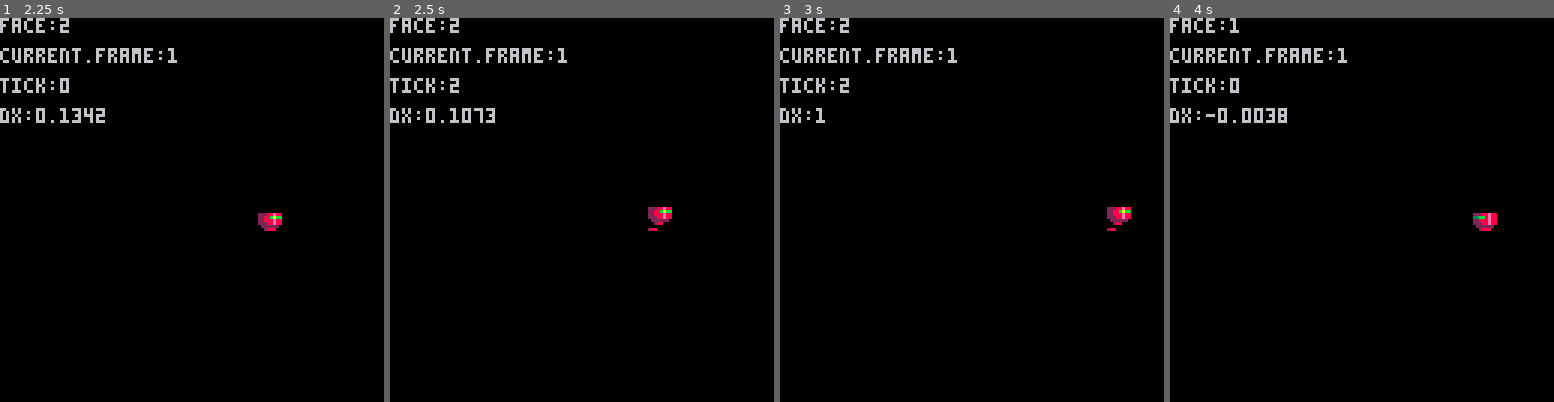
Above: before the commit, frames 1-4 (left to right).
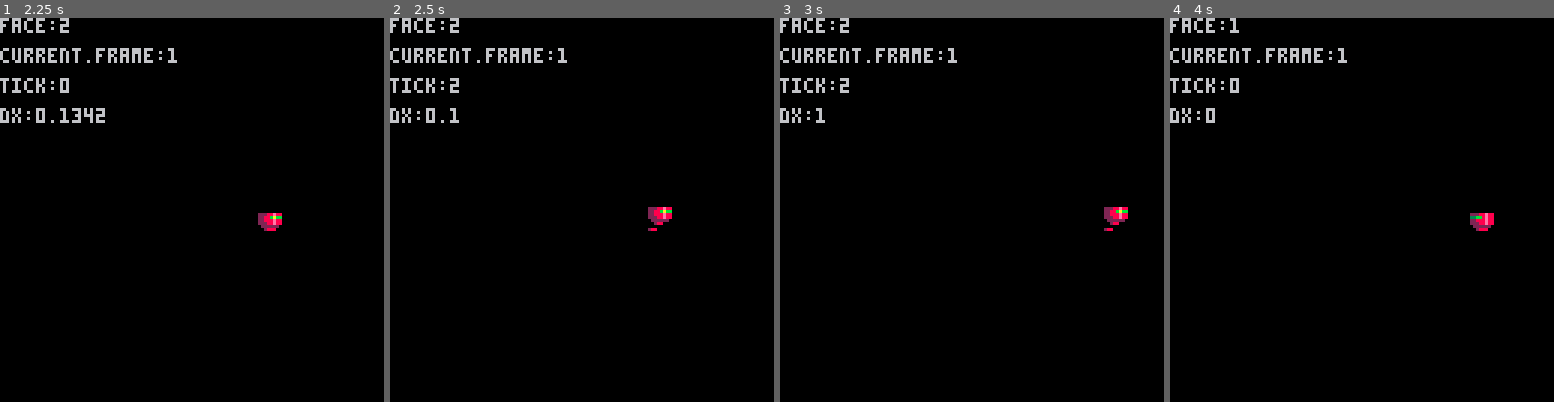
Above: after the commit, the same moments.

Repository: neilpopham/pico8
Game: PICO-8 cartridge tests/create_item.p8
Two runs of this game, one before a commit and one after it. Both use one fixed random seed, a clock stepped at 60 frames per second and the inputs below.
Inputs:
- Up to frame 1 (2.25 s): tap X (X key) at 0.33, 1.07, 1.85 s; tap O (Z key) at 0.7, 1.7, 2.1 s; hold Right 1.6-2.1 s; hold Up from 2.15 s (still down)
- Up to frame 2 (2.5 s): release Up at 2.42 s; hold Right from 2.47 s (still down)
- Up to frame 3 (3 s): keep holding Right; tap O (Z key) at 2.5, 2.9 s; tap X (X key) at 2.97 s
- Up to frame 4 (4 s): release Right at 3.03 s; hold Left 3.08-3.58 s; tap O (Z key) at 3.3, 3.7 s; hold Down 3.63-3.97 s

Frame 1 is identical in both runs. In frame 2, 0.2% of the frame differs, in the area x 18-28%, y 23-28%; in frame 3, 0.2%; in frame 4, 0.6%, in the area x 9-86%, y 23-56%.

Commit message:
Minor tweaks while porting to tic80

Diff:
--- a/tests/create_item.p8
+++ b/tests/create_item.p8
@@ -7,6 +7,12 @@
 local dir={left=1,right=2}
 local drag={air=1,ground=0.8,gravity=0.15}
 
+-- http://pico-8.wikia.com/wiki/btn
+local pad={l=0,r=1,u=2,d=3,b1=4,b2=5}
+
+-- https://github.com/nesbox/tic-80/wiki/key-map
+--local pad={l=2,r=3,u=0,d=1,b1=4,b2=5,b3=6,b4=7}
+
 function round(x)
  return flr(x+0.5)
 end
@@ -19,13 +25,14 @@
  return i
 end
 
-function create_moveable_item(x,y,a)
+function create_moveable_item(x,y,ax,ay)
  local i=create_item(x,y)
  i.dx=0
  i.dy=0
- i.max={dx=1,dy=2}
- i.ax=a[1]
- i.ay=a[2]
+ i.min={dx=0.05,dy=0.05,btn=5}
+ i.max={dx=1,dy=2,btn=15}
+ i.ax=ax
+ i.ay=ay
  i.is={grounded=true}
  i.anim={
   init=function(self,stage,face)
@@ -86,29 +93,29 @@
  return i
 end
 
-function create_controllable_item(x,y,a)
- local i=create_moveable_item(x,y,a)
+function create_controllable_item(x,y,ax,ay)
+ local i=create_moveable_item(x,y,ax,ay)
  i.update=function(self)
   local face=self.anim.current.face
   local stage=self.anim.current.stage
+
+  local check=function(anim,stage,face)
+   if face~=anim.current.face then
+    if stage=="still" then stage="walk" end
+    anim.current:set(stage.."_turn")
+   elseif stage=="still" then
+    anim.current:set("walk")
+   end
+  end
+
   -- horizontal movement
-  if btn(0) then
+  if btn(pad.l) then
    self.anim.current.face=dir.left
-   if face==dir.right then
-    if stage=="still" then stage="walk_turn" else stage=stage.."_turn" end
-    self.anim.current:set(stage)
-   elseif stage=="still" then
-    self.anim.current:set("walk")
-   end
+   check(self.anim,stage,face)
    p.dx=p.dx-p.ax
-  elseif btn(1) then
+  elseif btn(pad.r) then
    self.anim.current.face=dir.right
-   if face==dir.left then
-    if stage=="still" then stage="walk" end
-    self.anim.current:set(stage.."_turn")
-   elseif stage=="still" then
-    self.anim.current:set("walk")
-   end
+   check(self.anim,stage,face)
    p.dx=p.dx+p.ax
   else
    if p.is.grounded then
@@ -119,8 +126,11 @@
    end
   end
   p.dx=mid(-p.max.dx,p.dx,p.max.dx)
+  if abs(p.dx)<p.min.dx then p.dx=0 end
   p.x=p.x+round(p.dx)
+
   -- vertical movement
+
  end
  return i
 end
@@ -136,7 +146,7 @@
 end
 
 function _init()
- p=create_controllable_item(63,63,{0.05,-1.75})
+ p=create_controllable_item(63,63,0.05,-1.75)
  p.anim:add_stage("still",1,false,{5},{11})
  p.anim:add_stage("walk",5,true,{0,1,2,3,4,5},{6,7,8,9,10,11})
  p.anim:add_stage("jump",1,false,{0},{6})
@@ -152,6 +162,32 @@
  -- record previous face/stage
  -- if face has changed
  -- ??? somehow do turn anim then switch back to normal ...
+ -- transition table
+ -- table of sprites to transform from any sprite to any state
+ -- (walking right to jumping left)
+ -- negates use of turn
+ -- lots of table data to store
+
+--[[
+ transition={
+  still={{walk={{},{}},jump={{},{}},fall={{},{}}}},
+  walk={
+   {still={{3,4,5},{9,10,11}},jump={{},{}},fall={{},{}}},
+   {still={{3,4,5},{9,10,11}},jump={{},{}},fall={{},{}}},
+   {still={{3,4,5},{9,10,11}},jump={{},{}},fall={{},{}}},
+   {still={{4,5},{4,5}},jump={{4,5},{4,5}},fall={{4,5},{4,5}}},
+   {still={{5},{5}},jump={{5},{5}},fall={{5},{5}}},
+   {still={{},{}},jump={{},{}},fall={{},{}}},
+  },
+  jump={{still={{3,4,5},{9,10,11}},walk={{3,4,5},{9,10,11}},fall={{3,4,5},{9,10,11}}}},
+  fall={{still={{3,4,5},{9,10,11}},walk={{3,4,5},{9,10,11}},fall={{3,4,5},{9,10,11}}}},
+ }
+ -- how to transition from still facing left to walking left
+ anim.transition.still.face[1].frane[3].walk.face[1] = {x,y,z}
+ -- how to transition from frame 3 of walking right to jumping left
+ anim.transition.walk.face[1].frane[3].jump.face[2] = {x,y,z}
+]]
+
  -- or, maybe we just use wlak_turn, fall_turn and jump_turn instead of turn and stick with current system
  --  p.anim:add_stage("walk_turn",5,false,{21,19,22,16},{18,19,20,17},"walk")
  --  p.anim:add_stage("jump_turn",5,false,{21,19,22,16},{18,19,20,17},"jump")
